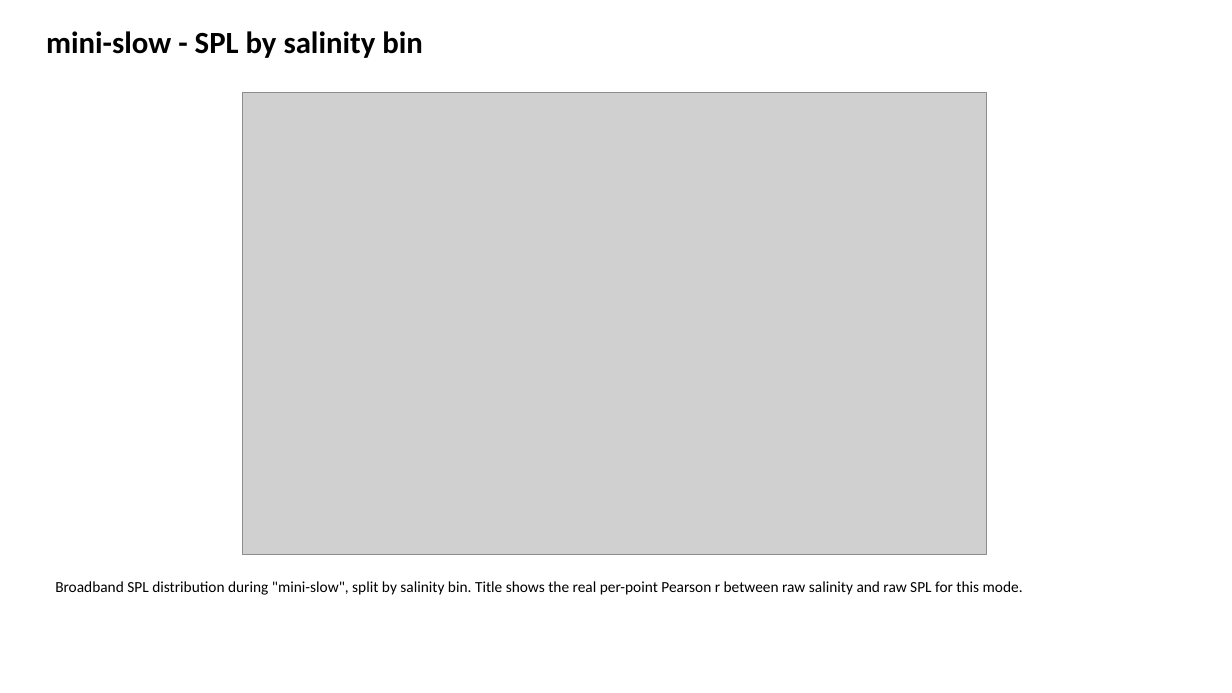
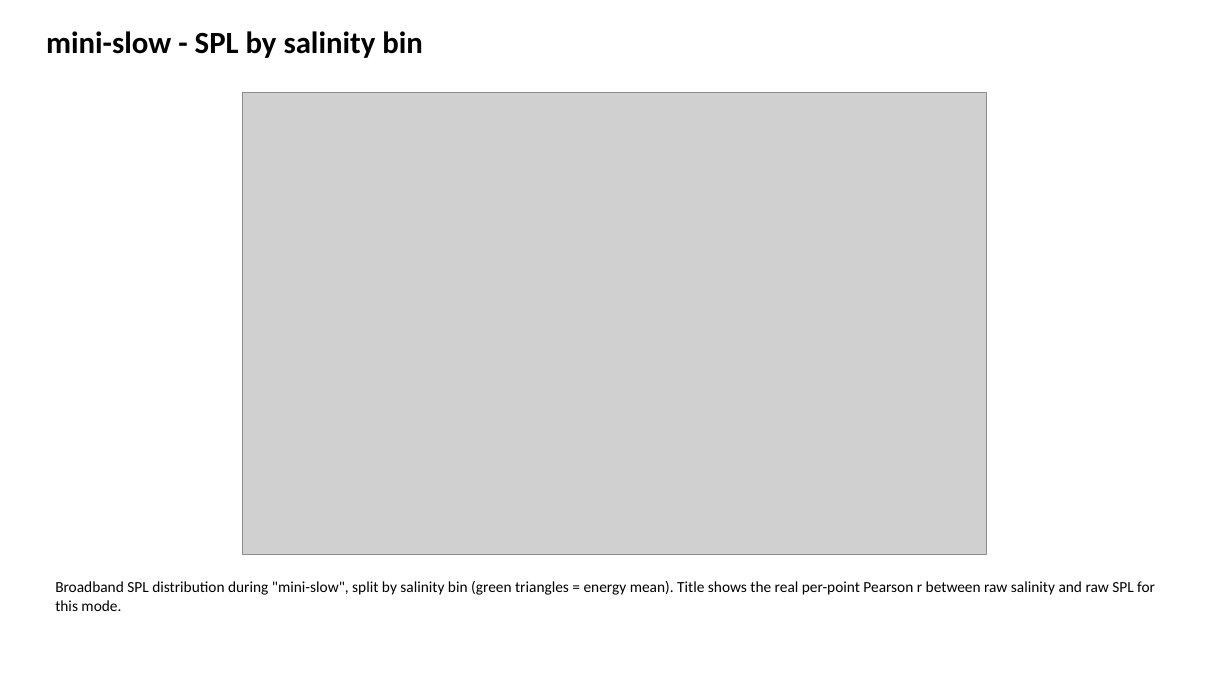
Before and after one commit to NMFS-PAM-Glider/hackathon-shared-repo, a slide deck: slide 106 of noise-fx-calc/noise_analysis_outputs/sg607/sg607_pam_noise_summary.pptx. Drawn at 1232x693 pixels with LibreOffice and Linux fonts; fonts in the diff are those of the drawing; grey boxes stand for pictures. Boxes give left, top, right and bottom in pixels: in the first picture for what was removed or moved away, otherwise in the second. Text is boxed around its words. In the diff, an @@ line names an element or a change of style, - is before the commit and + after.

```diff
--- a/noise-fx-calc/noise_analysis_outputs/sg607/sg607_pam_noise_summary.pptx
+++ b/noise-fx-calc/noise_analysis_outputs/sg607/sg607_pam_noise_summary.pptx
@@ text at box(55, 581, 1155, 611): text changed @@
-Broadband SPL distribution during "mini-slow", split by salinity bin. Title shows the real per-point Pearson r between raw salinity and raw SPL for this mode.
+Broadband SPL distribution during "mini-slow", split by salinity bin (green triangles = energy mean). Title shows the real per-point Pearson r between raw salinity and raw SPL for this mode.
```
Also in this commit, not shown: 129 other slides changed, 4 other files.
